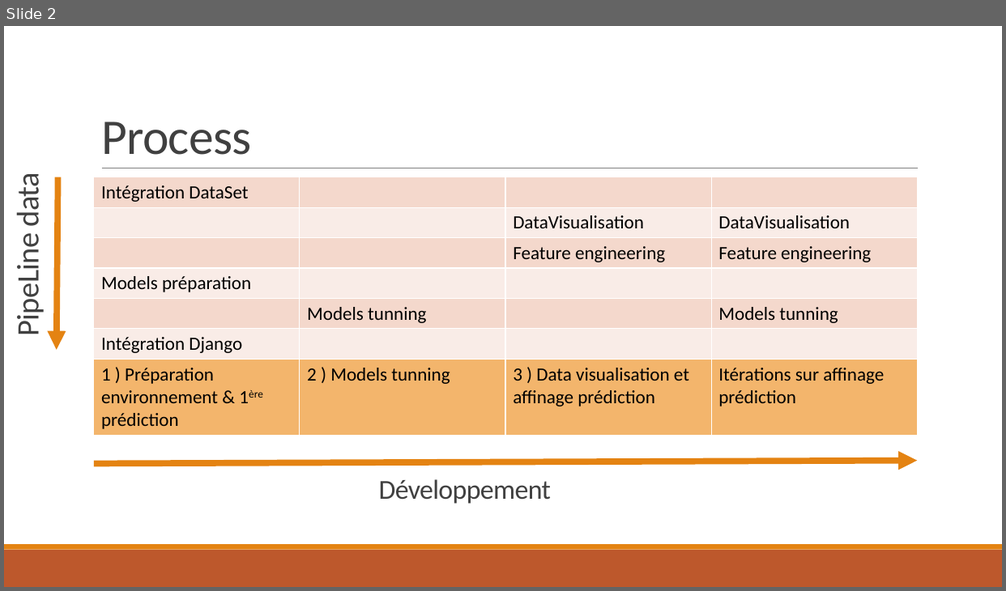
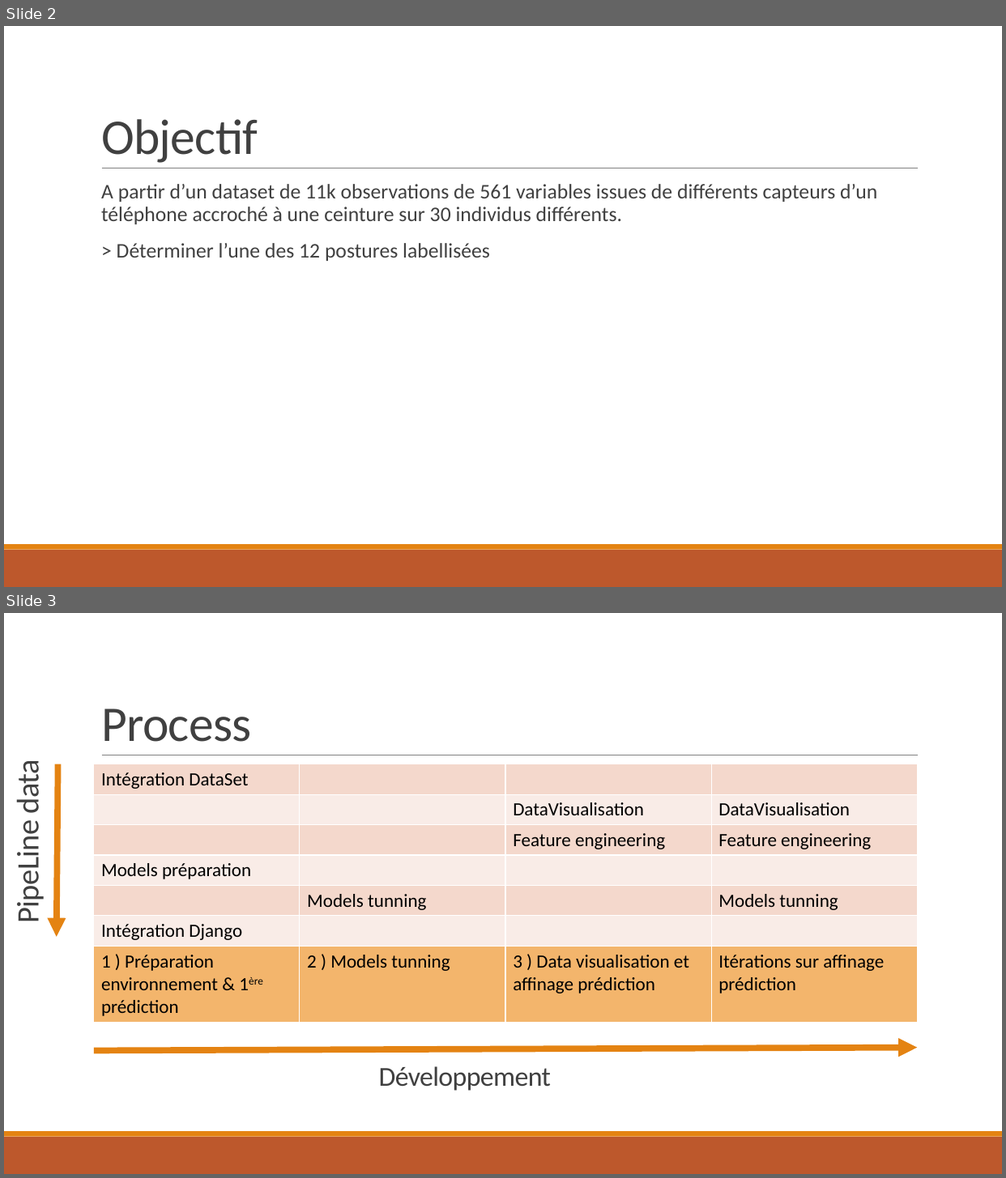
Before and after one commit to Koalananas/pythonfordata, a slide deck: rapport_marc_guynot.pptx. Shown one above the other, each under a label of ours: slide 2 before the commit, slides 2 and 3 after it. The pictures are 1006x591 and 1006x1178 pixels, drawn with LibreOffice and Linux fonts; fonts in the diff are those of the drawing. Boxes give left, top, right and bottom in pixels: in the first picture for what was removed or moved away, otherwise in the second. Text is boxed around its words. In the diff, an @@ line names an element or a change of style, - is before the commit and + after.

```diff
--- a/rapport_marc_guynot.pptx
+++ b/rapport_marc_guynot.pptx
@@ slide 2 added at [4, 26, 1002, 587], background #FFFFFF; not listed: 3 template elements that a slide beside it also shows @@
@@ title added at [101, 119, 258, 163], 48 pt, text #404040 @@
+Objectif
@@ text added at [101, 184, 877, 261], 20 pt, text #404040 @@
+  A partir d’un dataset de 11k observations de 561 variables issues de différents capteurs d’un téléphone accroché à une ceinture sur 30 individus différents.
+  > Déterminer l’une des 12 postures labellisées
@@ what was slide 2 is now slide 3 @@
```
Also in this commit, not shown: 2 slides changed, 3 other slides added, 1 other file.
